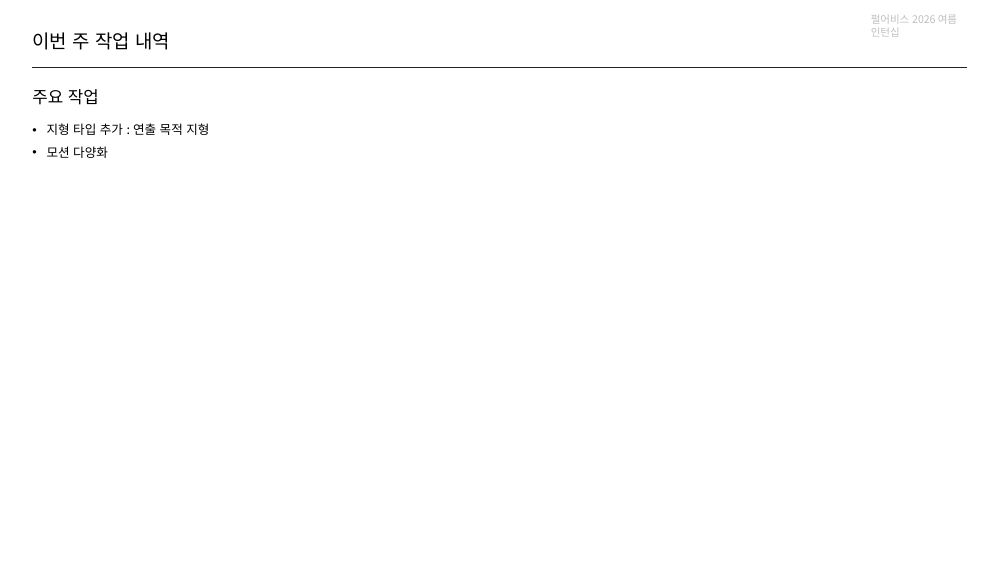
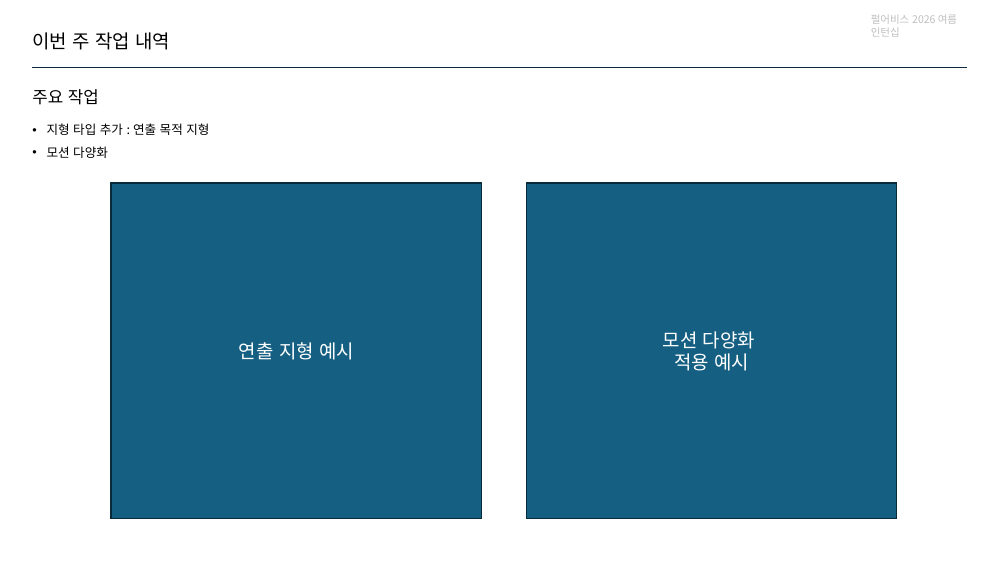
Before and after one commit to jhk0701/PA26-Character-Animation-Parkour, a slide deck: slide 2 of PPT/week8.pptx. Drawn at 1008x567 pixels with LibreOffice and Linux fonts; fonts in the diff are those of the drawing. Boxes give left, top, right and bottom in pixels: in the first picture for what was removed or moved away, otherwise in the second. Text is boxed around its words. In the diff, an @@ line names an element or a change of style, - is before the commit and + after.

```diff
--- a/PPT/week8.pptx
+++ b/PPT/week8.pptx
@@ rectangle added at [111, 183, 482, 519], fill #156082, outline #092A39 1.5 pt, 18 pt, text #FFFFFF @@
+연출 지형 예시
@@ rectangle added at [526, 183, 897, 519], fill #156082, outline #092A39 1.5 pt, 18 pt, text #FFFFFF @@
+모션 다양화
+적용 예시
```
Also in this commit, not shown: 3 other slides changed, 3 slides added, 17 other files.
